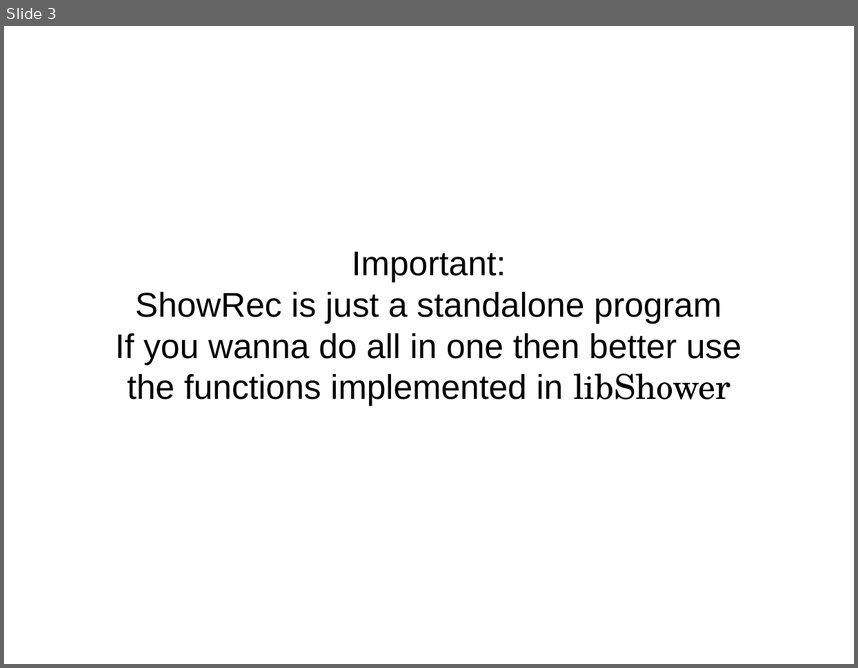
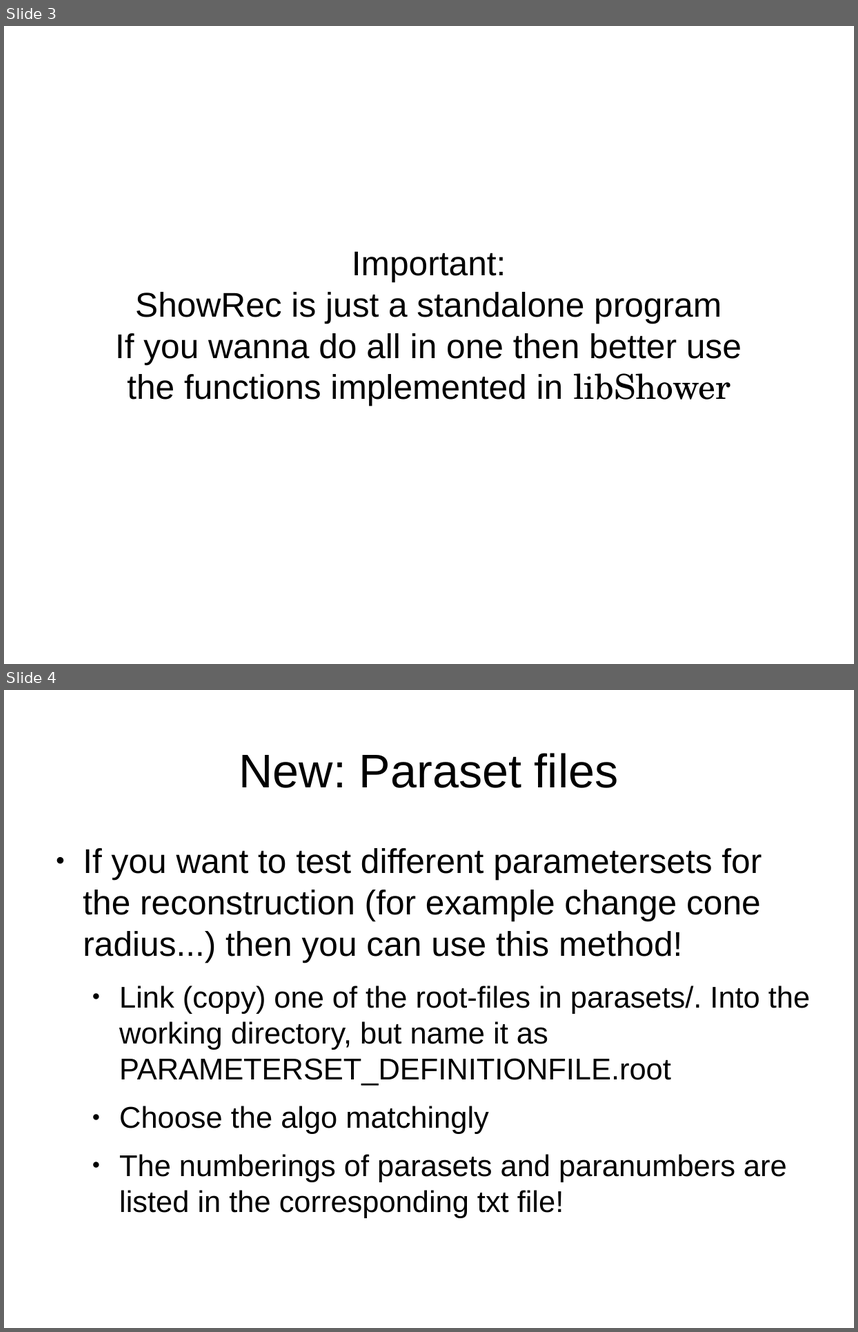
Before and after one commit to antonioiuliano2/fedra, a slide deck: src/appl/showrec/ShowRecMANUAL.odp. Shown one above the other, each under a label of ours: slide 3 before the commit, slides 3 and 4 after it. The pictures are 858x668 and 858x1332 pixels, drawn with LibreOffice and Linux fonts; fonts in the diff are those of the drawing. Boxes give left, top, right and bottom in pixels: in the first picture for what was removed or moved away, otherwise in the second. Text is boxed around its words. In the diff, an @@ line names an element or a change of style, - is before the commit and + after.

Commit message:
Updates for the standalone program _showrec_  Parametersets from algorithms can be run over. This is kind of backup update. showrec should be used only for crosschecking results, that are obtained with libShower//libShowRec, because these libs are _officially developed_ libs.

```diff
--- a/src/appl/showrec/ShowRecMANUAL.odp
+++ b/src/appl/showrec/ShowRecMANUAL.odp
@@ slide 4 added at <box>4,690,854,1328</box>, background #FFFFFF @@
@@ title added at <box>239,753,618,788</box>, 44 pt, text #000000 @@
+New: Paraset files
@@ text added at <box>83,848,810,1218</box>, 28 pt, text #000000 @@
+● If you want to test different parametersets for the reconstruction (for example change cone radius...) then you can use this method!
+  ● Link (copy) one of the root-files in parasets/. Into the working directory, but name it as PARAMETERSET_DEFINITIONFILE.root
+  ● Choose the algo matchingly
+  ● The numberings of parasets and paranumbers are listed in the corresponding txt file!
```
Also in this commit, not shown: 16 other files.
